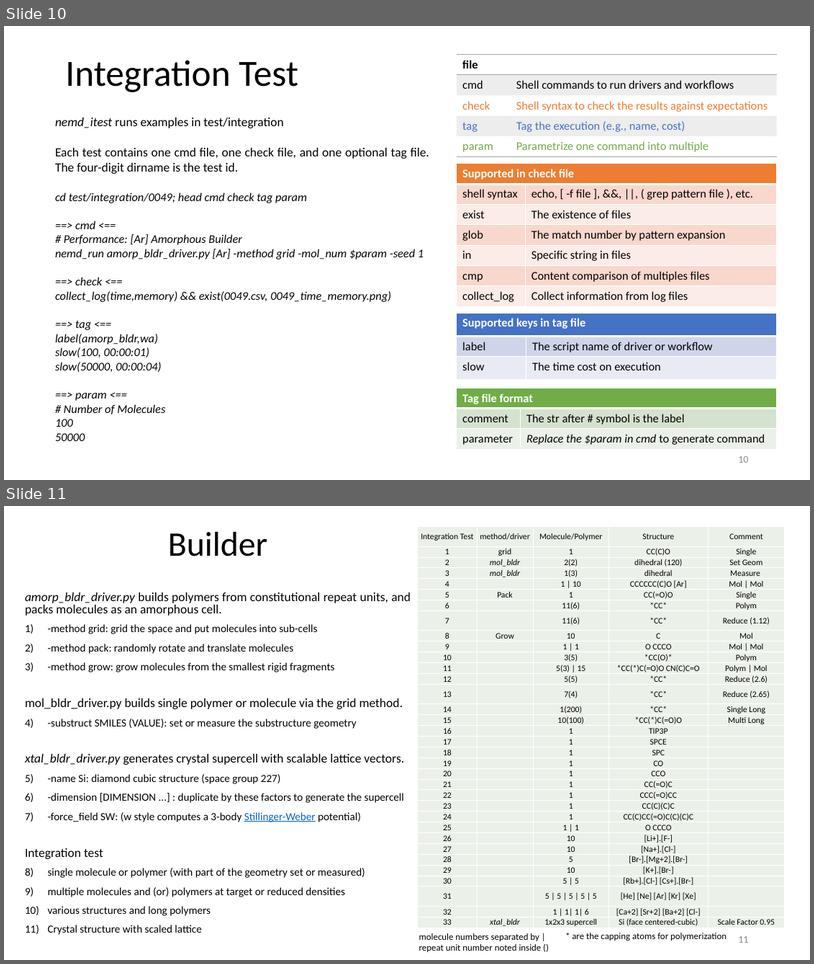
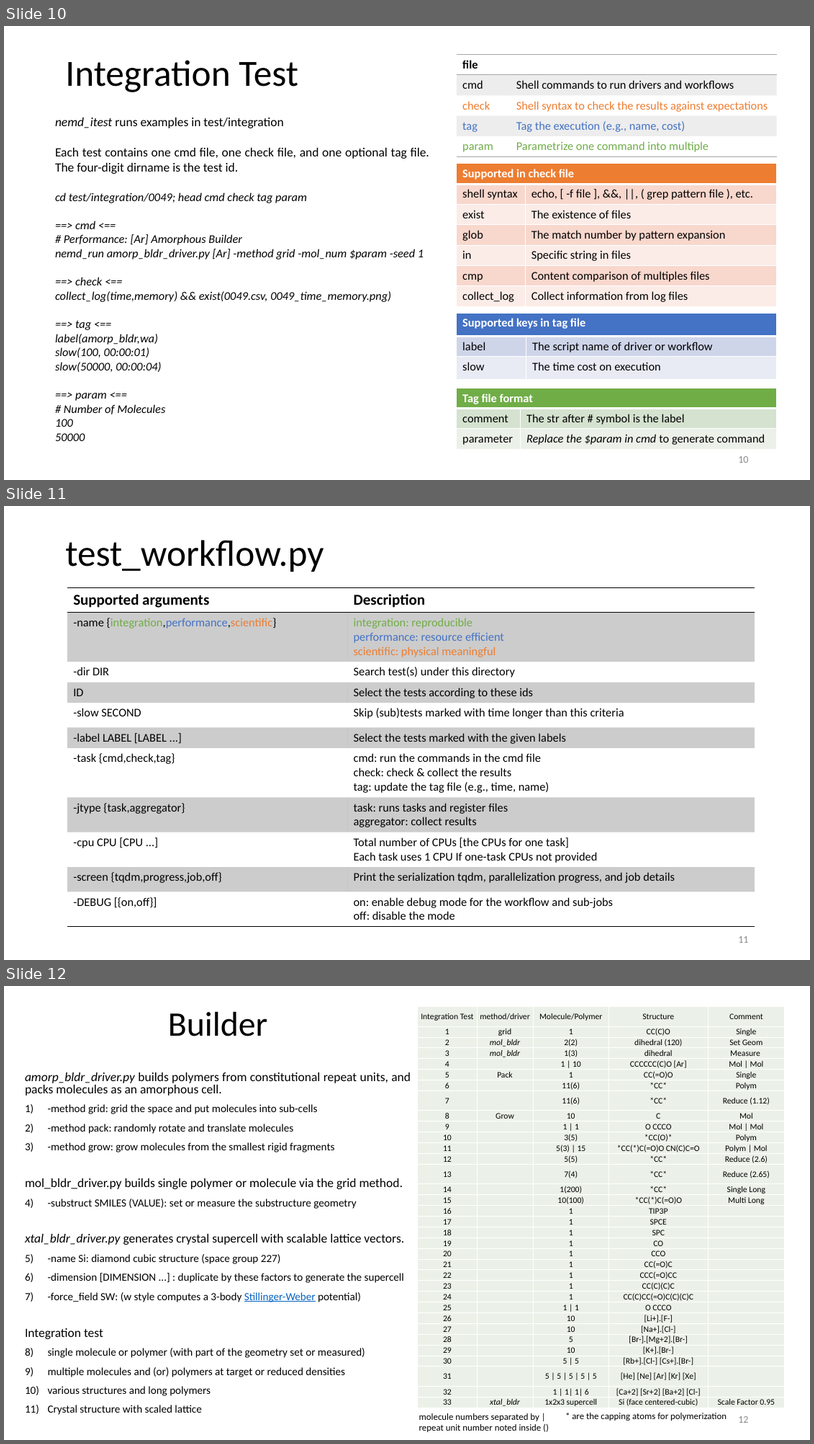
Before and after one commit to zhteg4pvt/nemd, a slide deck: docs/power_point/nemd.pptx. Shown one above the other, each under a label of ours: slides 10 and 11 before the commit, slides 10, 11 and 12 after it. The pictures are 814x964 and 814x1444 pixels, drawn with LibreOffice and Linux fonts; fonts in the diff are those of the drawing. Boxes give left, top, right and bottom in pixels: in the first picture for what was removed or moved away, otherwise in the second. Text is boxed around its words. In the diff, an @@ line names an element or a change of style, - is before the commit and + after.

```diff
--- a/docs/power_point/nemd.pptx
+++ b/docs/power_point/nemd.pptx
@@ slide 11 added at (4, 506, 810, 960), background #FFFFFF @@
@@ title added at (65, 540, 324, 572), 44 pt, text #000000 @@
+test_workflow.py
@@ table added at (67, 587, 756, 926), 11 rows, 2 columns @@
+Supported arguments | Description
+-name {integration,performance,scientific} | integration: reproducible / performance: resource efficient / scientific: physical meaningful
+-dir DIR | Search test(s) under this directory
+ID | Select the tests according to these ids
+-slow SECOND | Skip (sub)tests marked with time longer than this criteria
+-label LABEL [LABEL ...] | Select the tests marked with the given labels
+-task {cmd,check,tag} | cmd: run the commands in the cmd file / check: check & collect the results / tag: update the tag file (e.g., time, name)
+-jtype {task,aggregator} | task: runs tasks and register files / aggregator: collect results
+-cpu CPU [CPU ...] | Total number of CPUs [the CPUs for one task] / Each task uses 1 CPU If one-task CPUs not provided
+-screen {tqdm,progress,job,off} | Print the serialization tqdm, parallelization progress, and job details
+-DEBUG [{on,off}] | on: enable debug mode for the workflow and sub-jobs / off: disable the mode
@@ page number added at (738, 936, 748, 942), 12 pt, text #8C8C8C @@
+11
@@ what was slide 11 is now slide 12 @@
@@ page number at (738, 1416, 748, 1422): text changed @@
-11
+12
```
Also in this commit, not shown: 1 slide changed, 4 other files.
